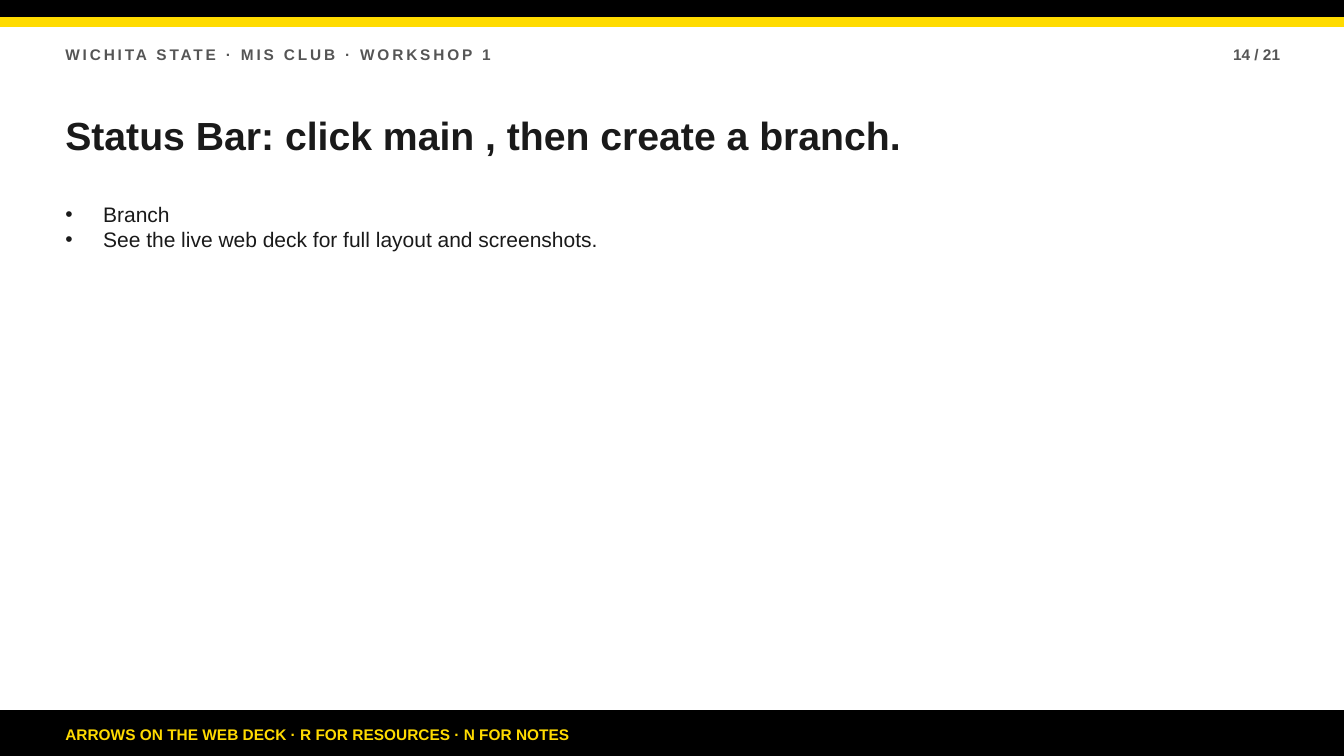
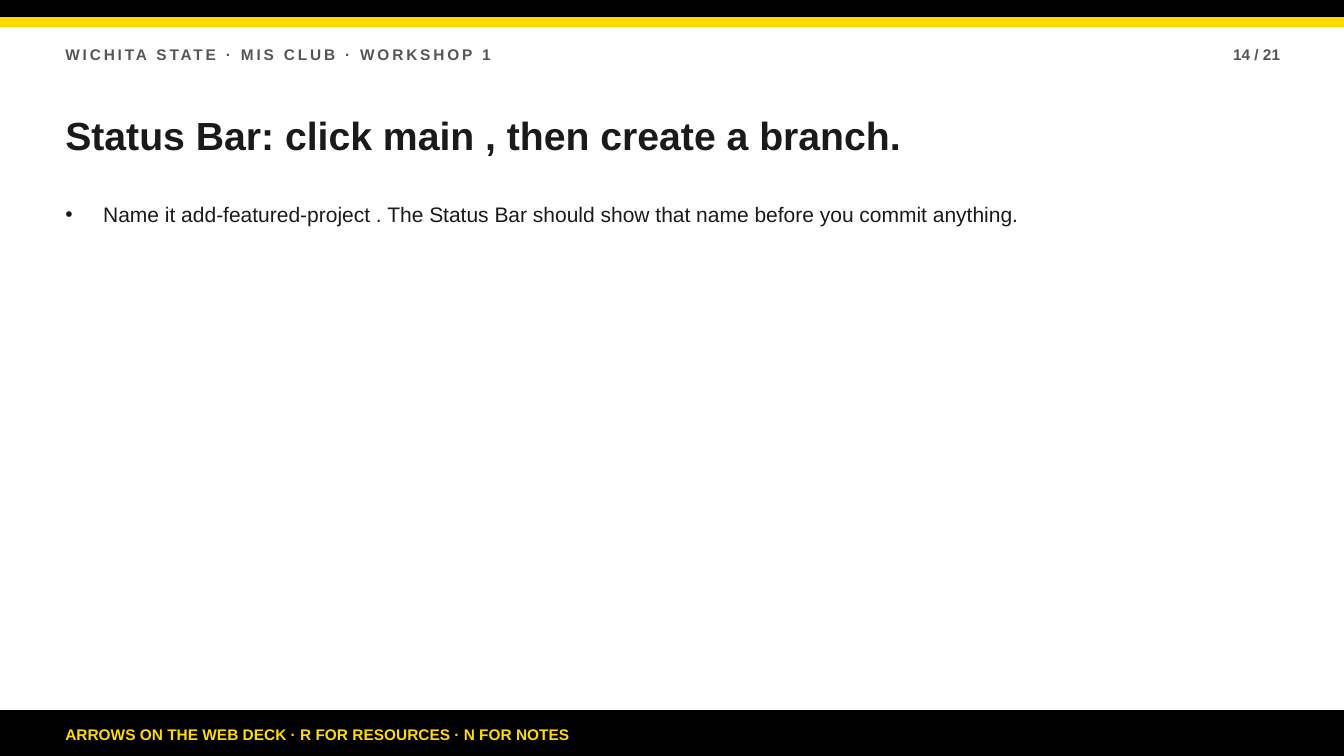
Before and after one commit to bsbcyber/workshop-site, a slide deck: slide 14 of downloads/workshop-1-presentation.pptx. Drawn at 1344x756 pixels with LibreOffice and Linux fonts; fonts in the diff are those of the drawing. Boxes give left, top, right and bottom in pixels: in the first picture for what was removed or moved away, otherwise in the second. Text is boxed around its words. In the diff, an @@ line names an element or a change of style, - is before the commit and + after.

```diff
--- a/downloads/workshop-1-presentation.pptx
+++ b/downloads/workshop-1-presentation.pptx
@@ text at (103,206,1018,227): text changed @@
-• Branch
-• See the live web deck for full layout and screenshots.
+• Name it add-featured-project . The Status Bar should show that name before you commit anything.
```
Also in this commit, not shown: 18 other slides changed, 4 other files.
